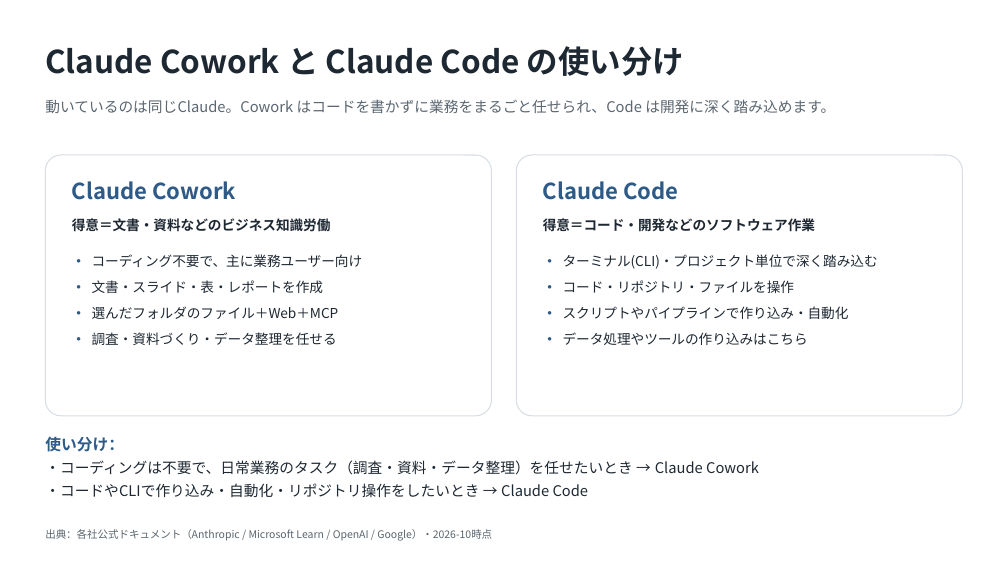
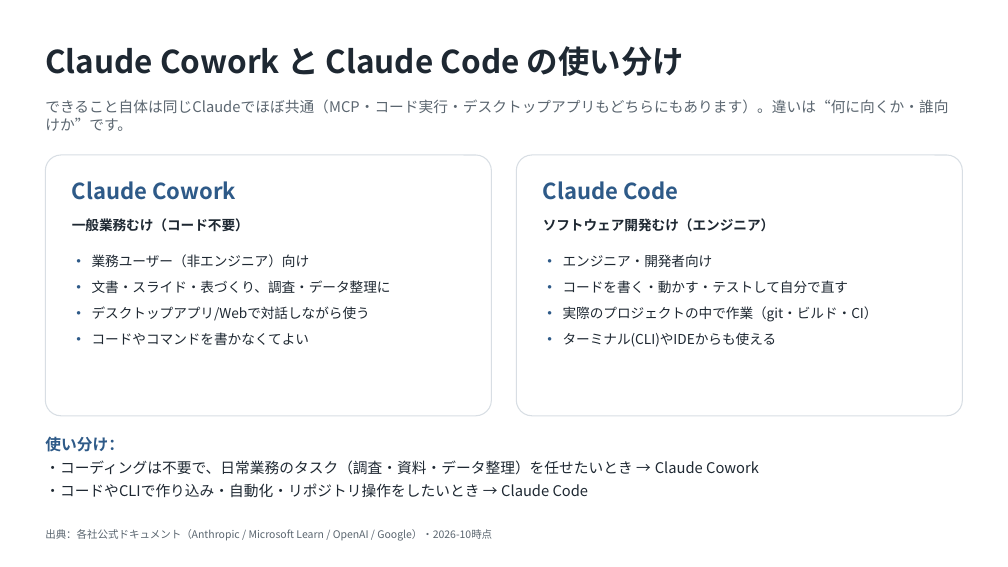
Before and after one commit to ctc-itkr/claude-hands-on, a slide deck: slide 4 of docs/03_参考資料/Copilot_Cowork_競合比較.pptx. Drawn at 1008x567 pixels with LibreOffice and Linux fonts; fonts in the diff are those of the drawing. Boxes give left, top, right and bottom in pixels: in the first picture for what was removed or moved away, otherwise in the second. Text is boxed around its words. In the diff, an @@ line names an element or a change of style, - is before the commit and + after.

```diff
--- a/docs/03_参考資料/Copilot_Cowork_競合比較.pptx
+++ b/docs/03_参考資料/Copilot_Cowork_競合比較.pptx
@@ text at <box>45,99,948,131</box>: text changed @@
-動いているのは同じClaude。Cowork はコードを書かずに業務をまるごと任せられ、Code は開発に深く踏み込めます。
+できること自体は同じClaudeでほぼ共通（MCP・コード実行・デスクトップアプリもどちらにもあります）。違いは“何に向くか・誰向けか”です。
@@ text at <box>72,218,249,232</box>: text changed @@
-得意＝文書・資料などのビジネス知識労働
+一般業務むけ（コード不要）
@@ text at <box>543,218,774,232</box>: text changed @@
-得意＝コード・開発などのソフトウェア作業
+ソフトウェア開発むけ（エンジニア）
@@ text at <box>92,254,391,345</box>: text changed @@
-• コーディング不要で、主に業務ユーザー向け
-• 文書・スライド・表・レポートを作成
-• 選んだフォルダのファイル＋Web＋MCP
-• 調査・資料づくり・データ整理を任せる
+• 業務ユーザー（非エンジニア）向け
+• 文書・スライド・表づくり、調査・データ整理に
+• デスクトップアプリ/Webで対話しながら使う
+• コードやコマンドを書かなくてよい
@@ text at <box>563,254,878,347</box>: text changed @@
-• ターミナル(CLI)・プロジェクト単位で深く踏み込む
-• コード・リポジトリ・ファイルを操作
-• スクリプトやパイプラインで作り込み・自動化
-• データ処理やツールの作り込みはこちら
+• エンジニア・開発者向け
+• コードを書く・動かす・テストして自分で直す
+• 実際のプロジェクトの中で作業（git・ビルド・CI）
+• ターミナル(CLI)やIDEからも使える
```
